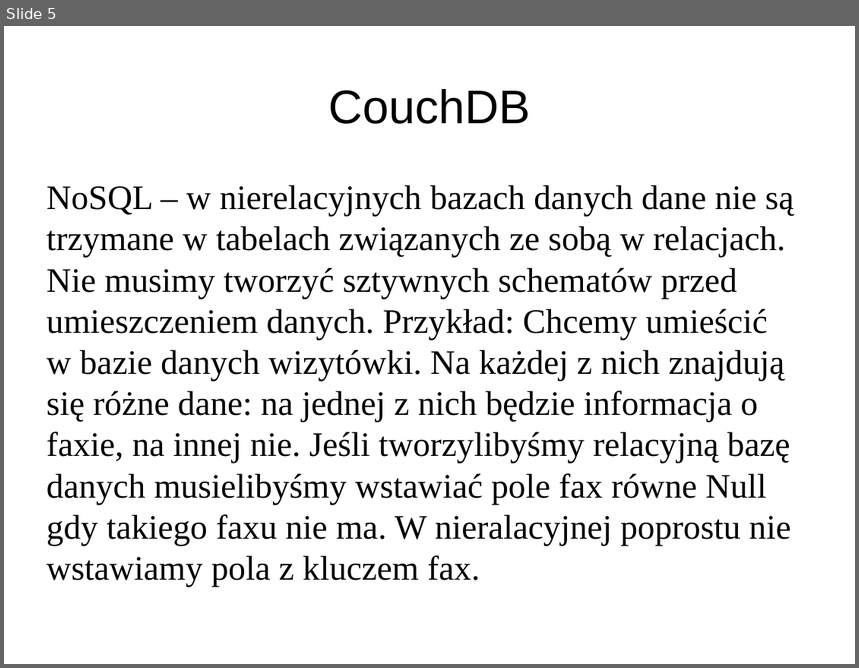
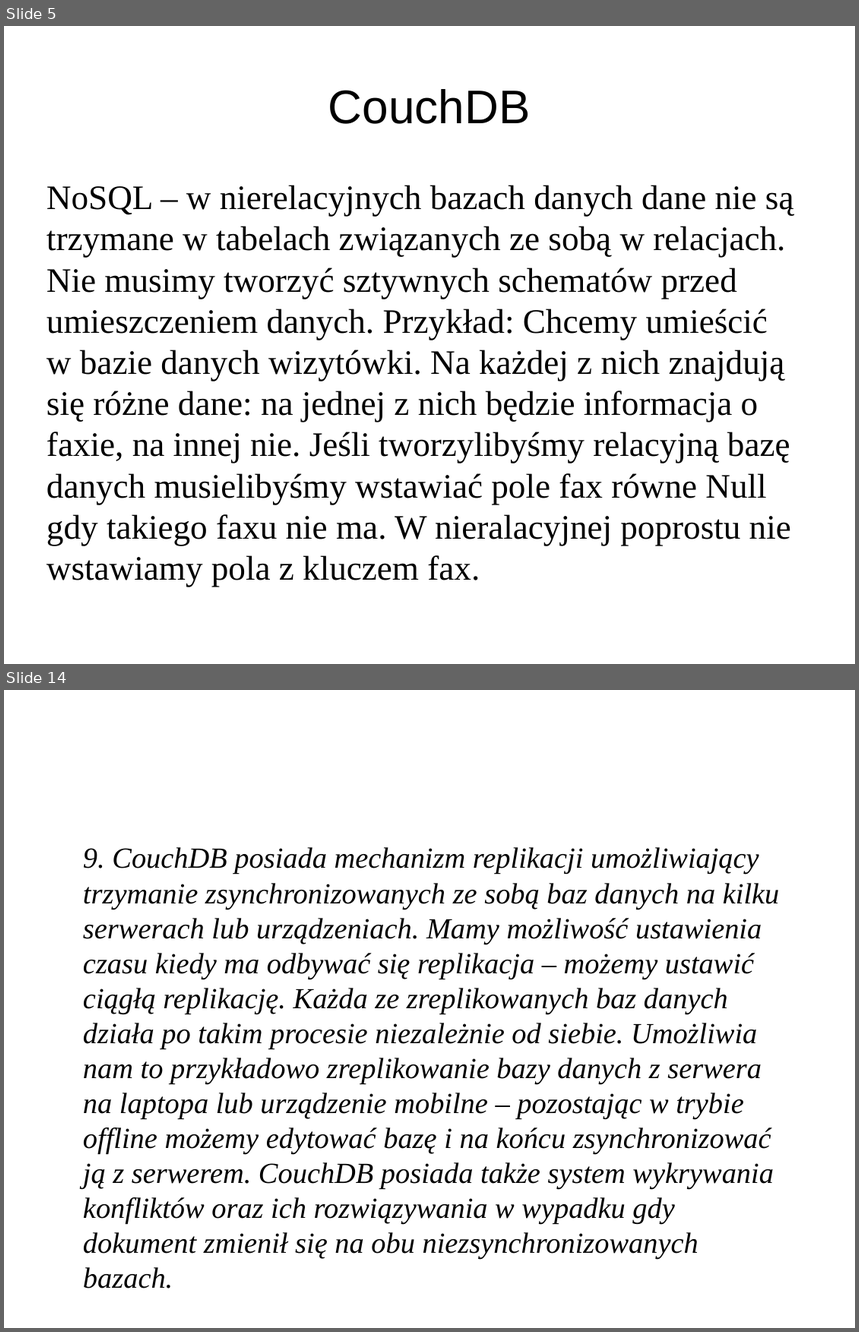
Before and after one commit to pawnow/ProjektErlang, a slide deck: prezentacja.odp. Shown one above the other, each under a label of ours: slide 5 before the commit, slides 5 and 14 after it; the slides between them are not shown. The pictures are 859x668 and 859x1332 pixels, drawn with LibreOffice and Linux fonts; fonts in the diff are those of the drawing. Boxes give left, top, right and bottom in pixels: in the first picture for what was removed or moved away, otherwise in the second. Text is boxed around its words. In the diff, an @@ line names an element or a change of style, - is before the commit and + after.

```diff
--- a/prezentacja.odp
+++ b/prezentacja.odp
@@ slide 14 added at [4, 690, 855, 1328], background #FFFFFF @@
@@ text added at [83, 847, 780, 1225], 27.2 pt, text #000000, italic @@
+9. CouchDB posiada mechanizm replikacji umożliwiający trzymanie zsynchronizowanych ze sobą baz danych na kilku serwerach lub urządzeniach. Mamy możliwość ustawienia czasu kiedy ma odbywać się replikacja – możemy ustawić ciągłą replikację. Każda ze zreplikowanych baz danych działa po takim procesie niezależnie od siebie. Umożliwia nam to przykładowo zreplikowanie bazy danych z serwera na laptopa lub urządzenie mobilne – pozostając w trybie offline możemy edytować bazę i na końcu zsynchronizować ją z serwerem. CouchDB posiada także system wykrywania konfliktów oraz ich rozwiązywania w wypadku gdy dokument zmienił się na obu niezsynchronizowanych bazach.
```
Also in this commit, not shown: 10 other slides added, 4 slides removed.
